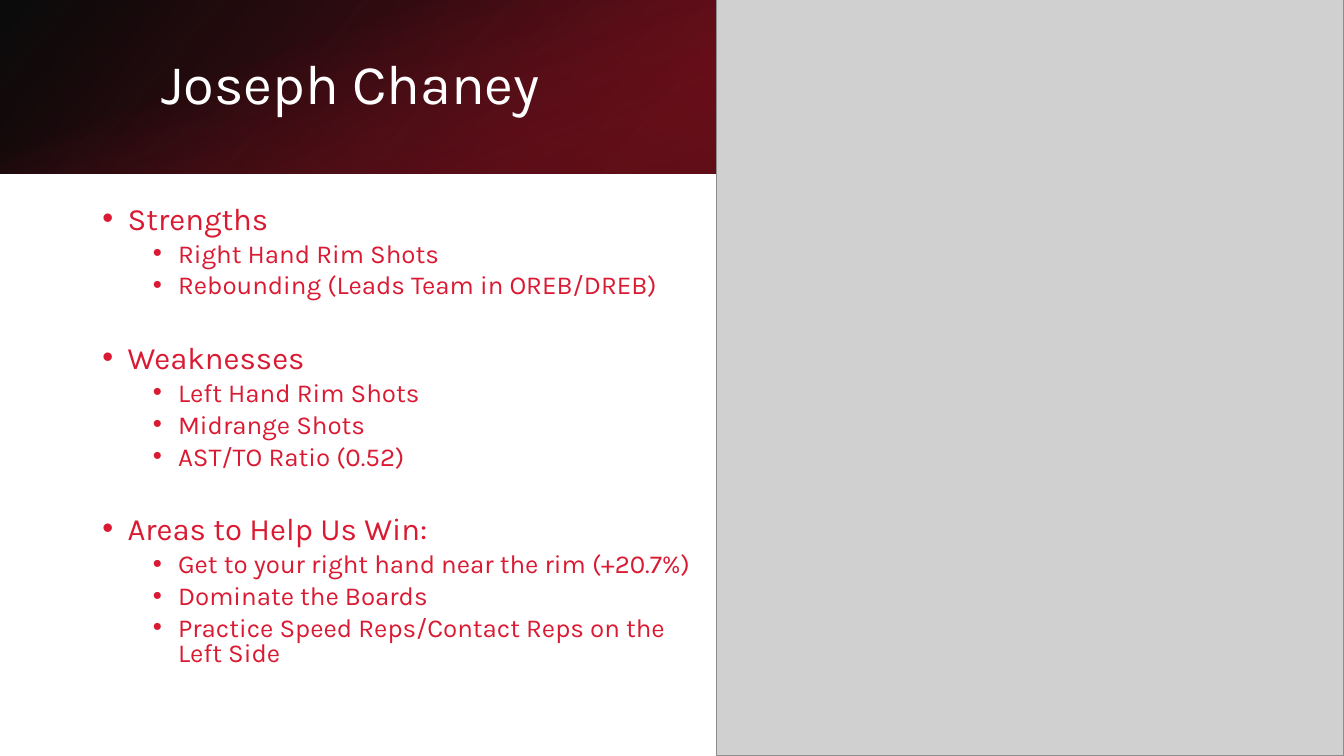
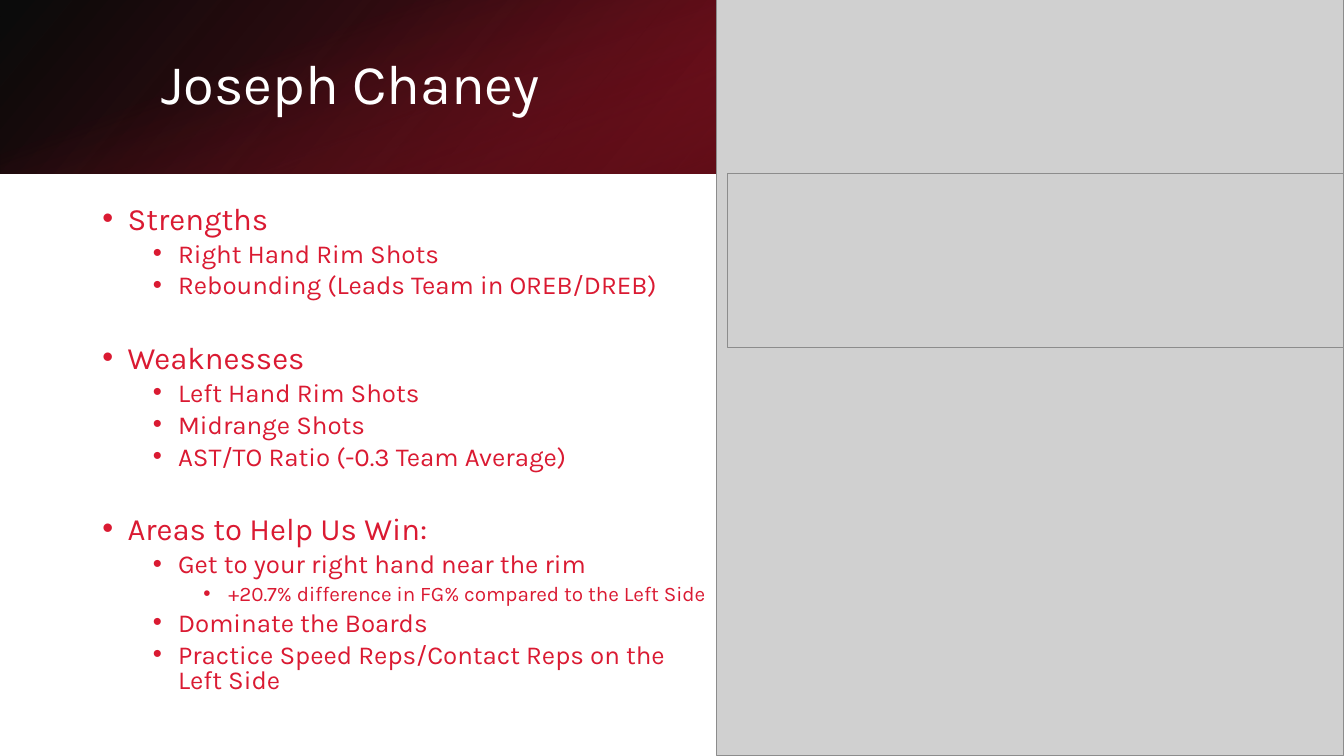
Before and after one commit to apurvis14/Jackson-Prep-Basketball-Analytics, a slide deck: slide 16 of Midseason Analytics Overview.pptx (slide 15 before the commit). Drawn at 1344x756 pixels with LibreOffice and Linux fonts; fonts in the diff are those of the drawing; grey boxes stand for pictures. Boxes give left, top, right and bottom in pixels: in the first picture for what was removed or moved away, otherwise in the second. Text is boxed around its words. In the diff, an @@ line names an element or a change of style, - is before the commit and + after.

```diff
--- a/Midseason Analytics Overview.pptx
+++ b/Midseason Analytics Overview.pptx
@@ picture added at <box>728,173,1344,347</box> @@
@@ text at <box>178,447,566,473</box>: text changed @@
-  • AST/TO Ratio (0.52)
+  • AST/TO Ratio (-0.3 Team Average)
@@ text at <box>178,555,706,606</box>: text changed; size 18.5 to 14.8 pt @@
-  • Get to your right hand near the rim (+20.7%)
+  • Get to your right hand near the rim
+    • +20.7% difference in FG% compared to the Left Side
```
Also in this commit, not shown: 3 other slides changed, 10 slides added, 2 other files.
